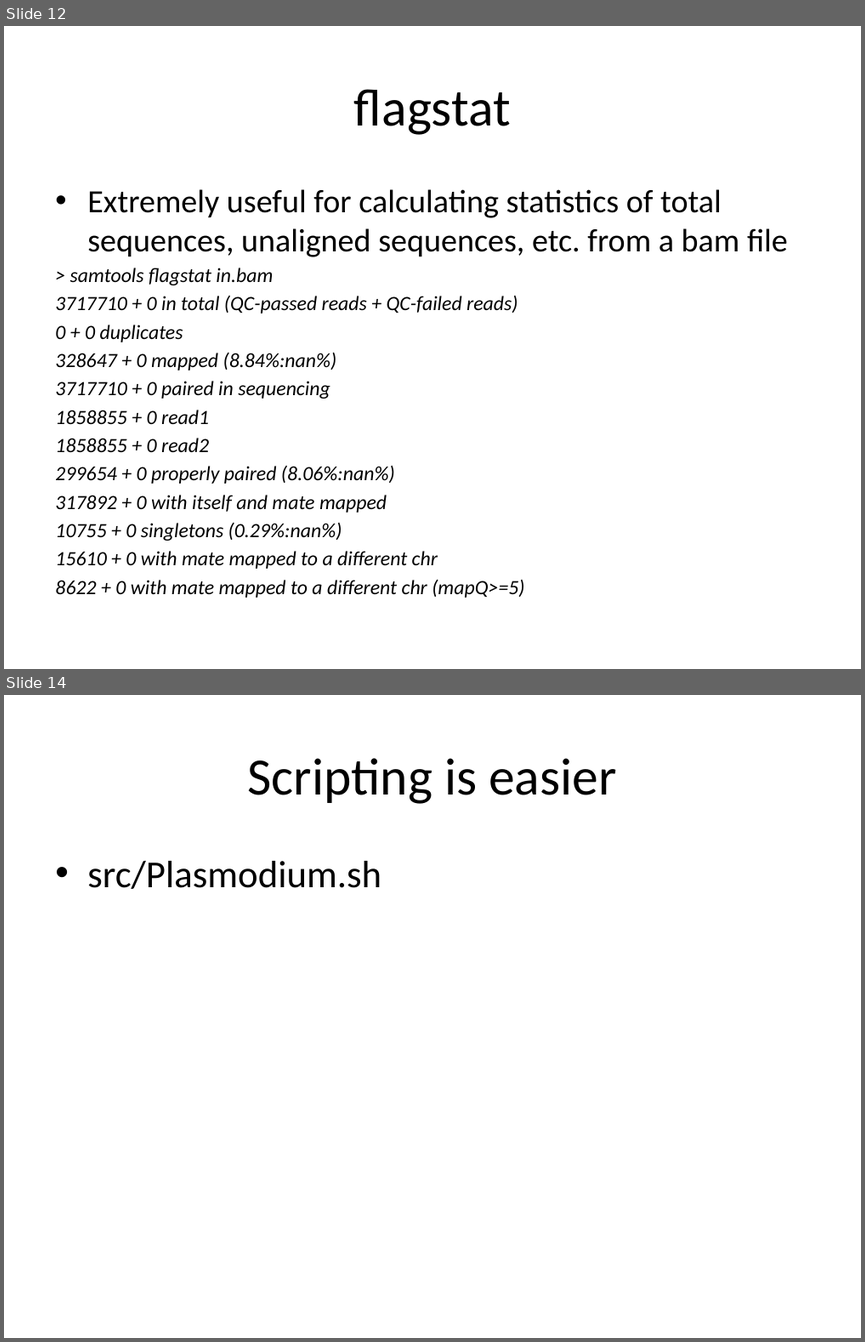
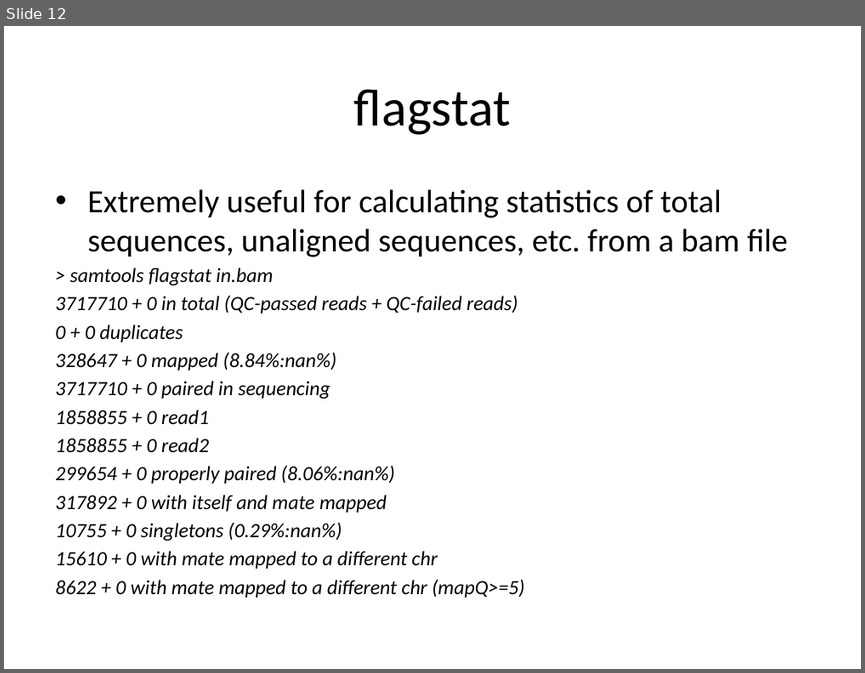
Before and after one commit to naturalis/arangs, a slide deck: doc/slides/day1/session4/introBwaSamtools.pptx. Shown one above the other, each under a label of ours: slides 12 and 14 before the commit, slide 12 after it; the slides between them are not shown. The pictures are 865x1342 and 865x673 pixels, drawn with LibreOffice and Linux fonts; fonts in the diff are those of the drawing. Boxes give left, top, right and bottom in pixels: in the first picture for what was removed or moved away, otherwise in the second. Text is boxed around its words. In the diff, an @@ line names an element or a change of style, - is before the commit and + after.

Commit message:
removed scripting part. we do that day2

```diff
--- a/doc/slides/day1/session4/introBwaSamtools.pptx
+++ b/doc/slides/day1/session4/introBwaSamtools.pptx
@@ slide 14 removed at box(4, 695, 861, 1338), background #FFFFFF @@
@@ title removed at box(248, 758, 616, 804) @@
-Scripting is easier
@@ text removed at box(87, 861, 381, 889) @@
-• src/Plasmodium.sh
```
Also in this commit, not shown: 1 slide changed, 1 slide added, 1 other slide removed.
